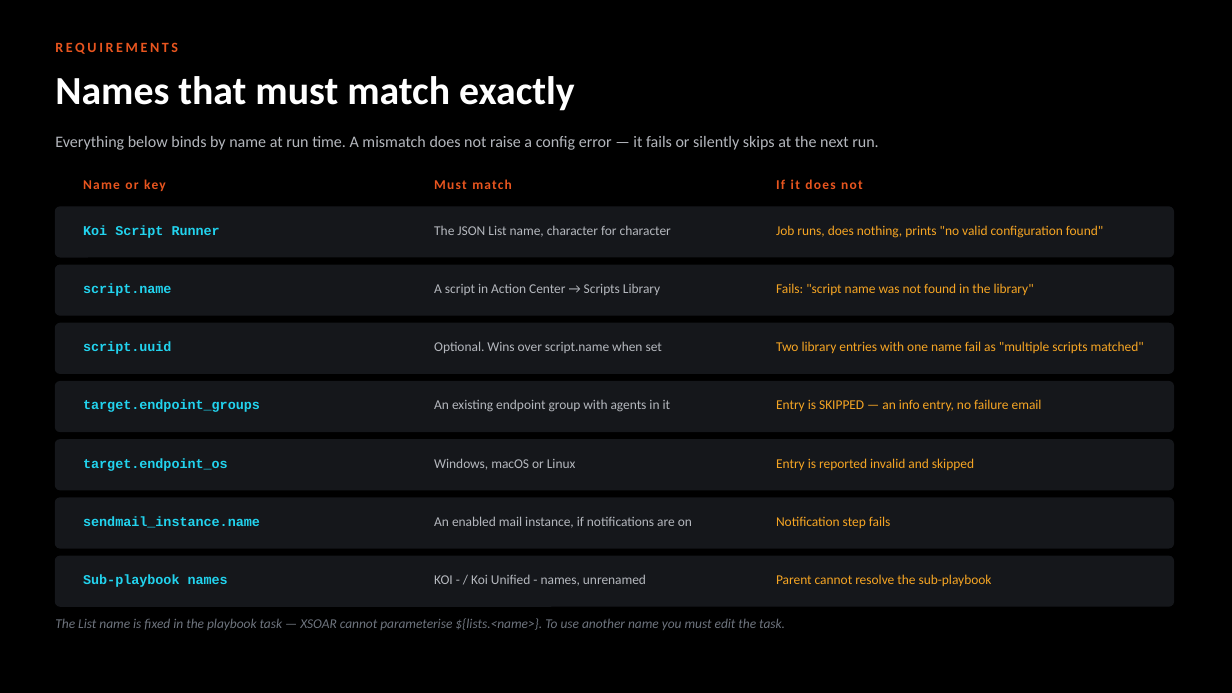
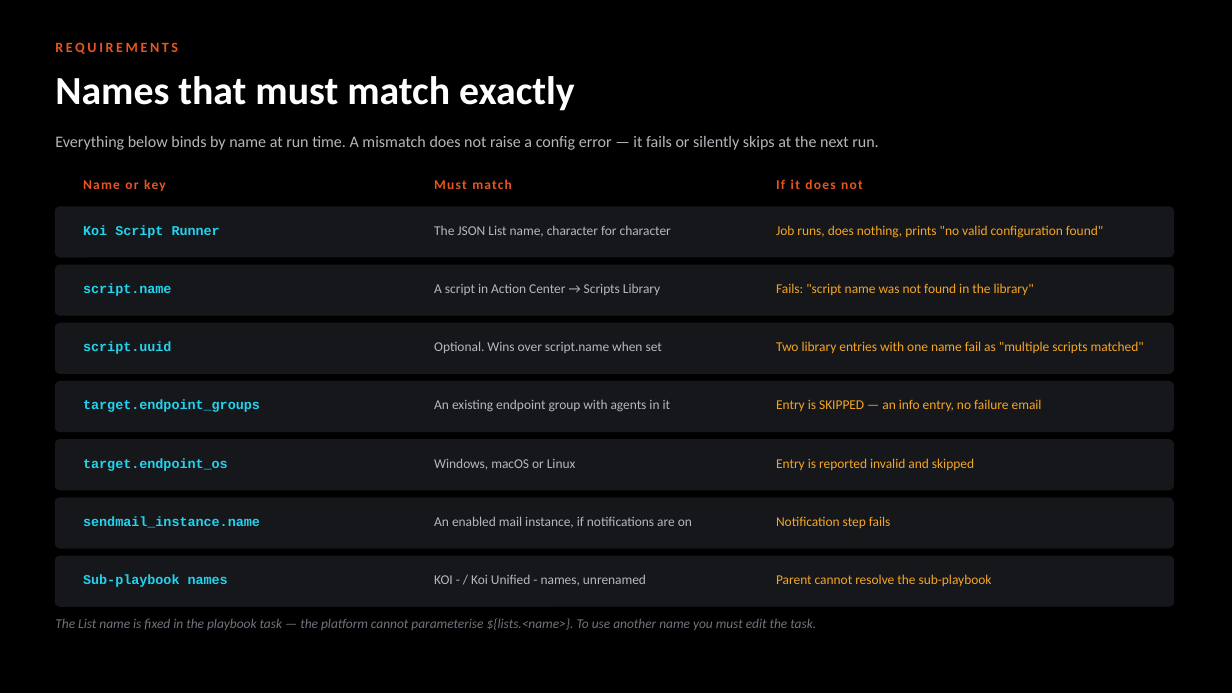
Before and after one commit to ayman-m/koi-xsiam-pack, a slide deck: slide 6 of docs/KOI_Content_Pack_Test_Guide.pptx. Drawn at 1232x693 pixels with LibreOffice and Linux fonts; fonts in the diff are those of the drawing. Boxes give left, top, right and bottom in pixels: in the first picture for what was removed or moved away, otherwise in the second. Text is boxed around its words. In the diff, an @@ line names an element or a change of style, - is before the commit and + after.

```diff
--- a/docs/KOI_Content_Pack_Test_Guide.pptx
+++ b/docs/KOI_Content_Pack_Test_Guide.pptx
@@ text at box(55, 618, 816, 630): text changed @@
-The List name is fixed in the playbook task — XSOAR cannot parameterise ${lists.<name>}. To use another name you must edit the task.
+The List name is fixed in the playbook task — the platform cannot parameterise ${lists.<name>}. To use another name you must edit the task.
```
Also in this commit, not shown: 3 other slides changed, 10 other files.
